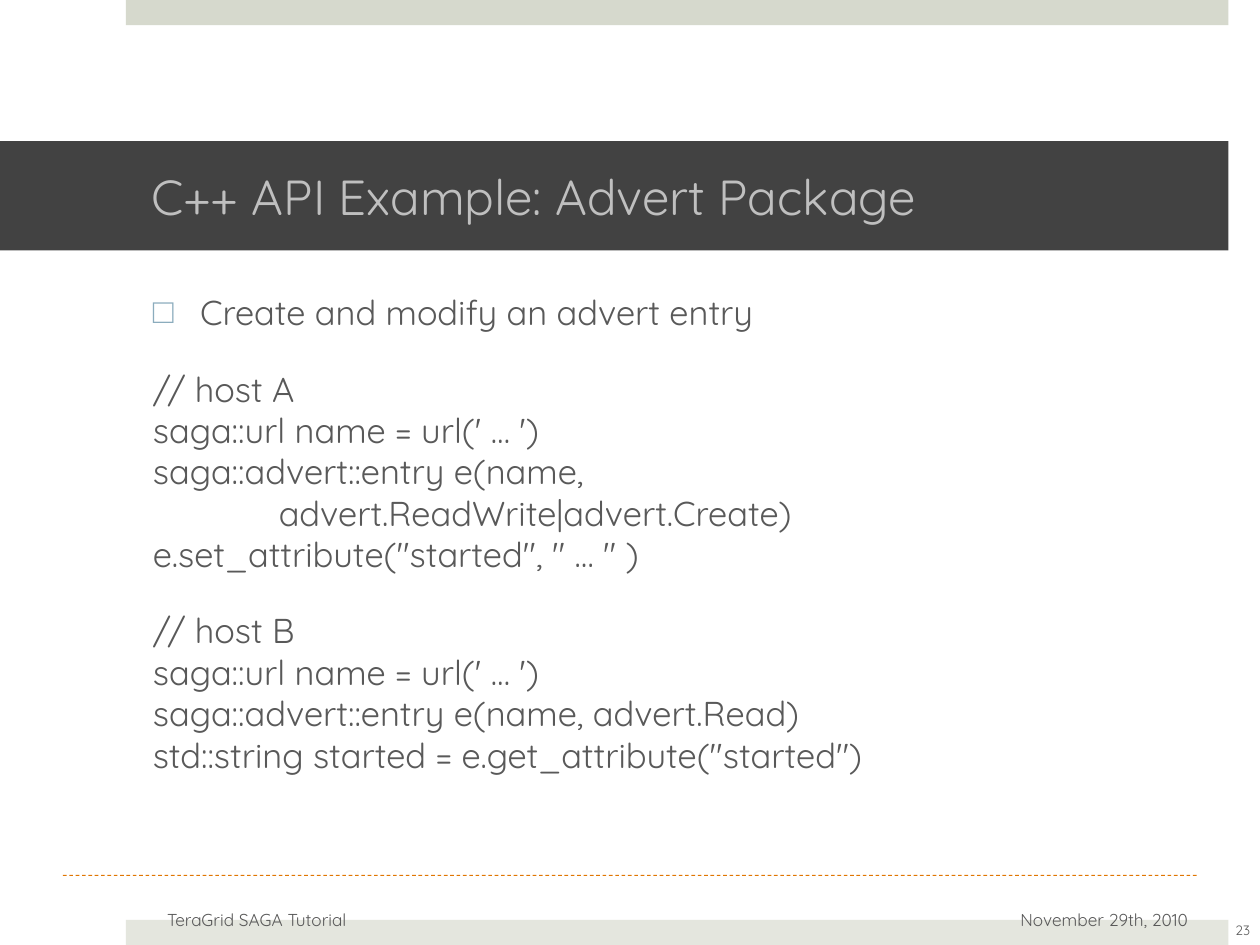
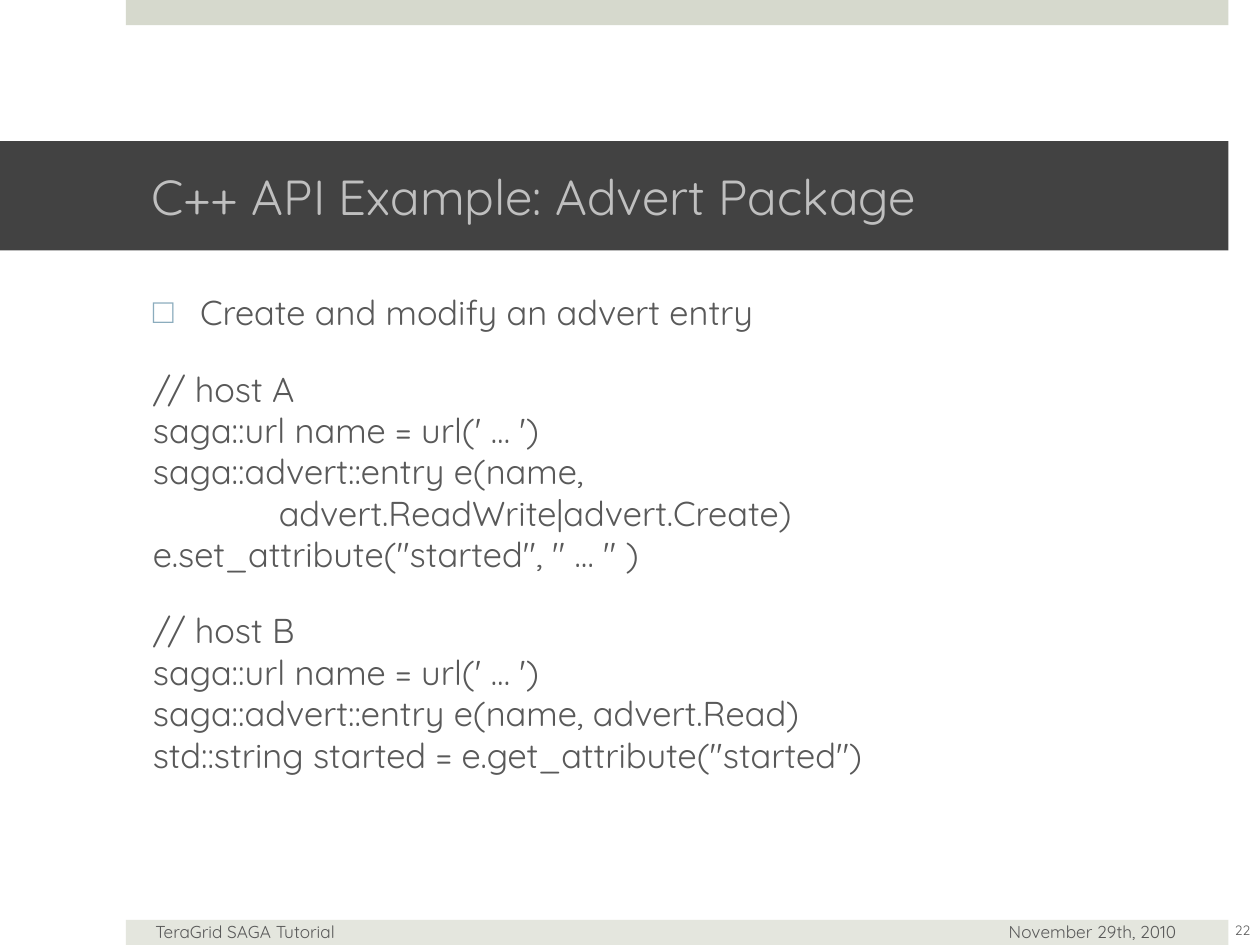
Before and after one commit to saga-project/saga-cpp-legacy-projects, a slide deck: slide 22 of tutorial/general_tutorial/SAGA-API-levels.pptx (slide 23 before the commit). Drawn at 1260x945 pixels with LibreOffice and Linux fonts; fonts in the diff are those of the drawing; background and template pictures are left out. Boxes give left, top, right and bottom in pixels: in the first picture for what was removed or moved away, otherwise in the second. Text is boxed around its words. In the diff, an @@ line names an element or a change of style, - is before the commit and + after.

```diff
--- a/tutorial/general_tutorial/SAGA-API-levels.pptx
+++ b/tutorial/general_tutorial/SAGA-API-levels.pptx
@@ line removed from (63, 875) to (1197, 875) @@
@@ text "TeraGrid SAGA Tutorial": place and size @@
-text "TeraGrid SAGA Tutorial" at <box>167,913,347,926</box>
+text "TeraGrid SAGA Tutorial" at <box>155,925,335,938</box>
@@ text "November 29th, 2010": place and size @@
-text "November 29th, 2010" at <box>1020,913,1188,928</box>
+text "November 29th, 2010" at <box>1009,925,1176,940</box>
@@ page number at <box>1235,925,1250,935</box>: text changed @@
-23
+22
```
Also in this commit, not shown: 24 other slides changed, 1 slide added, 2 slides removed.
